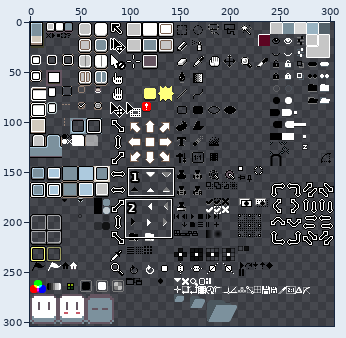
A sprite sheet gets an edit: data/extensions/aseprite-theme/sheet.png. The first picture is a wide view before the edit; the outline marks the close-up.
Close-up. Before:
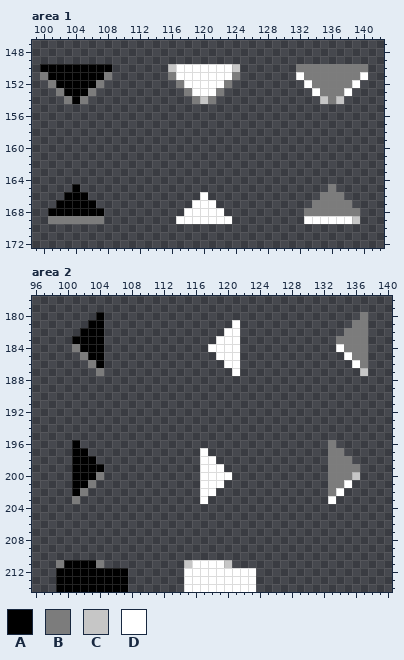
The file is 304x304 pixels. Pixels under 10% opacity are left out. Colours within 5 levels of each other are drawn and written as one. Shown: area 1: x 99..142, y 147..172; area 2: x 96..140, y 178..214. The commit also changed other parts of the picture, which this record leaves out.
Palette (. is transparent): A #000000  B #7c7c7c  C #c6c6c6  D #ffffff
Pixels before, area 1, first column x 100:
150 AAAAAAAAA.......CDDDDDDDC.......BBBBBBBBB
151 BAAAAAAAB.......BDDDDDDDB.......DBBBBBBBD
152 .BAAAAAB.........BDDDDDB.........DBBBBBD.
153 ..BAAAB...........BDDDB...........DBBBD..
154 ...BAB.............BCB.............CBC...
155 .........................................
156 .........................................
157 .........................................
158 .........................................
159 .........................................
160 .........................................
161 .........................................
162 .........................................
163 .........................................
164 .........................................
165 ....A...............................B....
166 ...AAA..............D..............BBB...
167 ..AAAAA............DDD............BBBBB..
168 .AAAAAAA..........DDDDD..........BBBBBBB.
169 .BBBBBBB.........DDDDDDD.........DDDDDDC.
Pixels before, area 2, first column x 99:
180 .....A................................B
181 ....AA................D..............BB
182 ...AAA...............DD.............BBB
183 ..AAAA..............DDD............BBBB
184 ..BAAA.............DDDD............DBBB
185 ...BAA..............DDD.............DBB
186 ....BA...............DD..............DB
187 .....B................D...............C
188 .......................................
189 .......................................
190 .......................................
191 .......................................
192 .......................................
193 .......................................
194 .......................................
195 .......................................
196 ..A...............................B....
197 ..AA..............D...............BB...
198 ..AAA.............DD..............BBB..
199 ..AAAA............DDD.............BBBB.
200 ..AAAB............DDDD............BBBC.
201 ..AAB.............DDD.............BBD..
202 ..AB..............DD..............BD...
203 ..B...............D...............D....
204 .......................................
205 .......................................
206 .......................................
207 .......................................
208 .......................................
209 .......................................
210 .......................................
211 BAAAAB..........CDDDDC.................
212 AAAAAAAAA.......DDDDDDDDD..............
213 AAAAAAAAA.......DDDDDDDDD..............
214 AAAAAAAAA.......DDDDDDDDD..............
After:
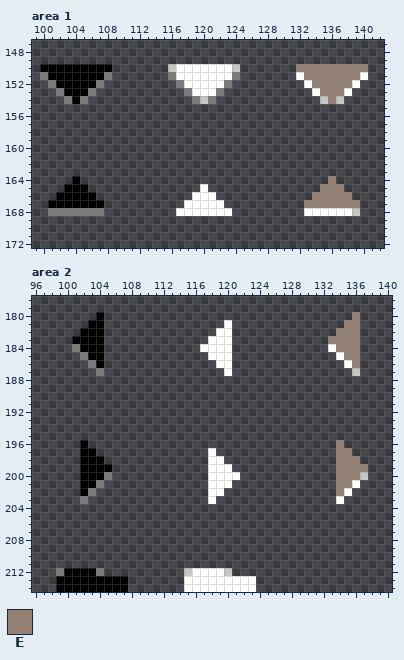
Colours new in this view: E #958174
The edit:
Changed rows in their new state; - is an unchanged pixel.
Area 1:
first column x 132:
150 EEEEEEEEE
151 -EEEEEEE-
152 --EEEEE--
153 ---EEE---
154 ----E----
first column x 101:
164 ---A-------------------------------E---
165 --A-A--------------D--------------EEE--
166 -A---A------------D-D------------EEEEE-
167 A-----A----------D---D----------EEEEEEE
168 BBBBBBB---------D-----D---------DDDDDDC
169 .......---------.......---------.......
Area 2:
first column x 117:
180 -------------------E.
181 ---D.-------------EE.
182 --D-.------------EEE.
183 -D--.-----------EEEE.
184 D---.-----------DEEE.
185 -D--.------------DEE.
186 --D-.-------------DE.
187 ---D.--------------C.
first column x 101:
196 .A------------------------------.E---
197 .-A-------------.D--------------.EE--
198 .--A------------.-D-------------.EEE-
199 .---A-----------.--D------------.EEEE
200 .--AB-----------.---D-----------.EEEC
201 .-AB------------.--D------------.EED-
202 .AB-------------.-D-------------.ED--
203 .B--------------.D--------------.D---
first column x 99:
211 ......----------......---
212 B----B...-------C----C...
